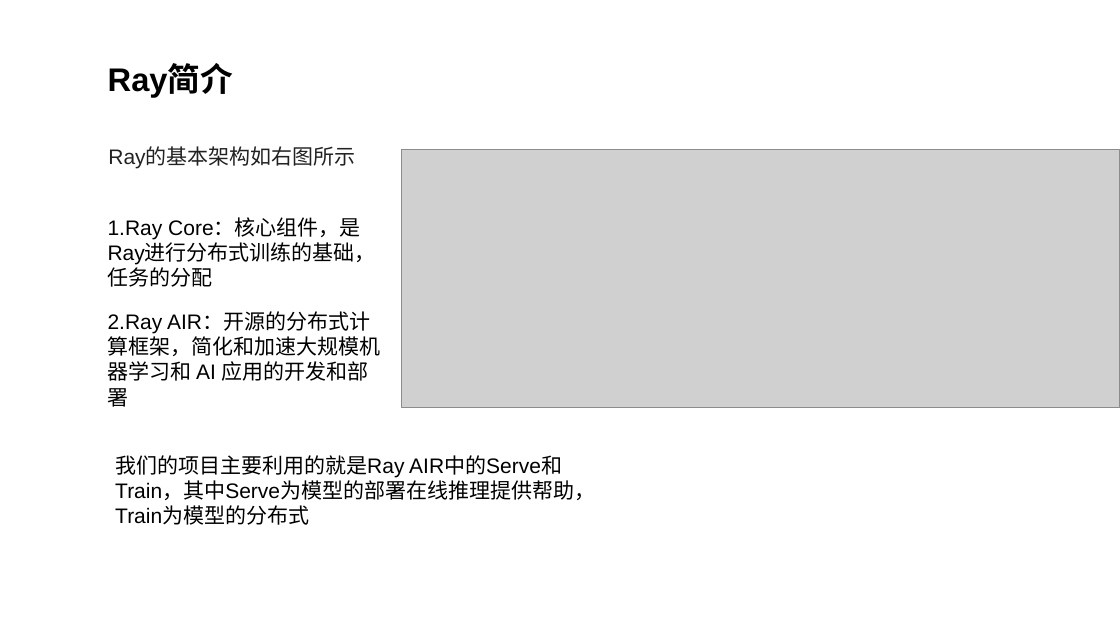
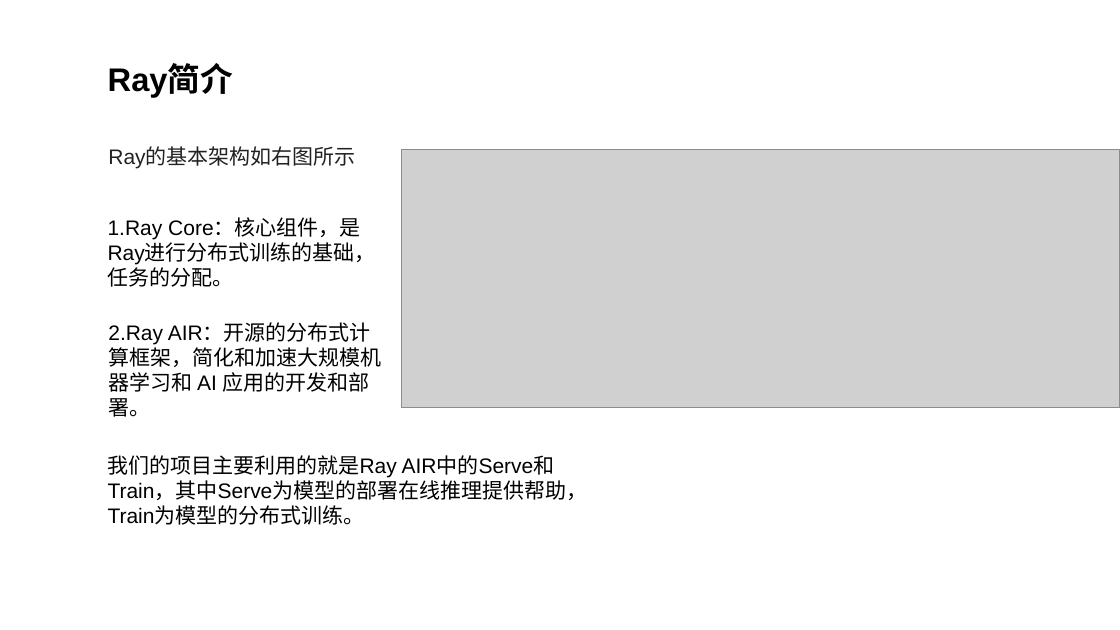
Before and after one commit to OSH-2024/Team_SwanGeese, a slide deck: slide 4 of final_report.pptx. Drawn at 1120x630 pixels with LibreOffice and Linux fonts; fonts in the diff are those of the drawing; grey boxes stand for pictures. Boxes give left, top, right and bottom in pixels: in the first picture for what was removed or moved away, otherwise in the second. Text is boxed around its words. In the diff, an @@ line names an element or a change of style, - is before the commit and + after.

Commit message:
some small changes

```diff
--- a/final_report.pptx
+++ b/final_report.pptx
@@ text at box(108, 218, 376, 287): text changed @@
-1.Ray Core：核心组件，是Ray进行分布式训练的基础，任务的分配
+1.Ray Core：核心组件，是Ray进行分布式训练的基础，任务的分配。
@@ text at box(108, 323, 381, 417): text changed @@
-2.Ray AIR：开源的分布式计算框架，简化和加速大规模机器学习和 AI 应用的开发和部署
+2.Ray AIR：开源的分布式计算框架，简化和加速大规模机器学习和 AI 应用的开发和部署。
@@ text at box(108, 455, 588, 525): text changed @@
-我们的项目主要利用的就是Ray AIR中的Serve和Train，其中Serve为模型的部署在线推理提供帮助，Train为模型的分布式
+我们的项目主要利用的就是Ray AIR中的Serve和Train，其中Serve为模型的部署在线推理提供帮助，Train为模型的分布式训练。
```
Also in this commit, not shown: 1 other slide changed.
